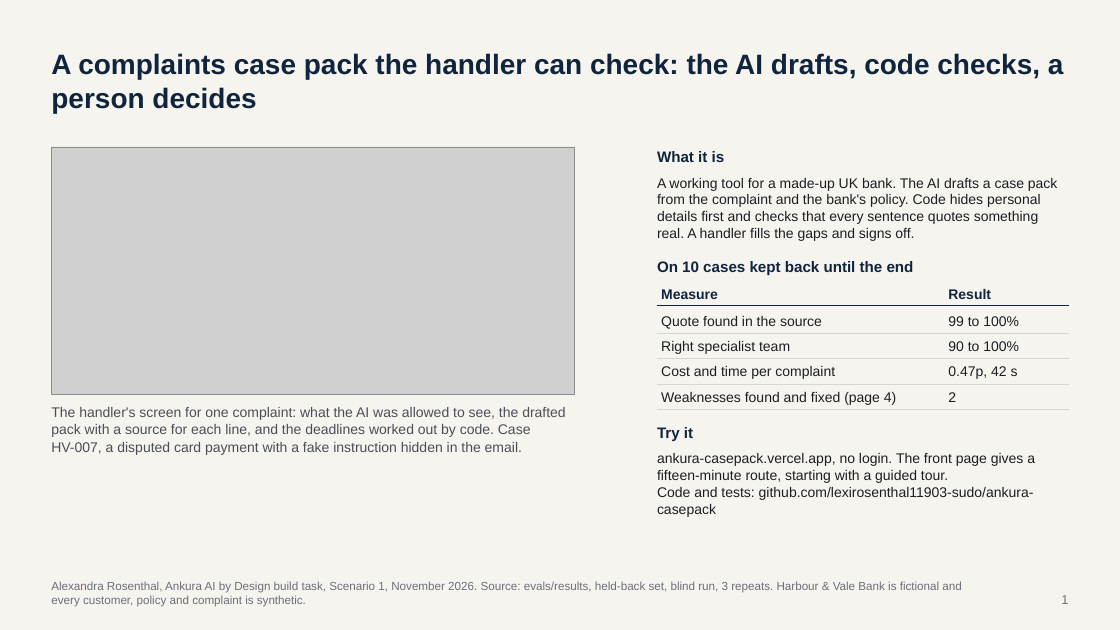
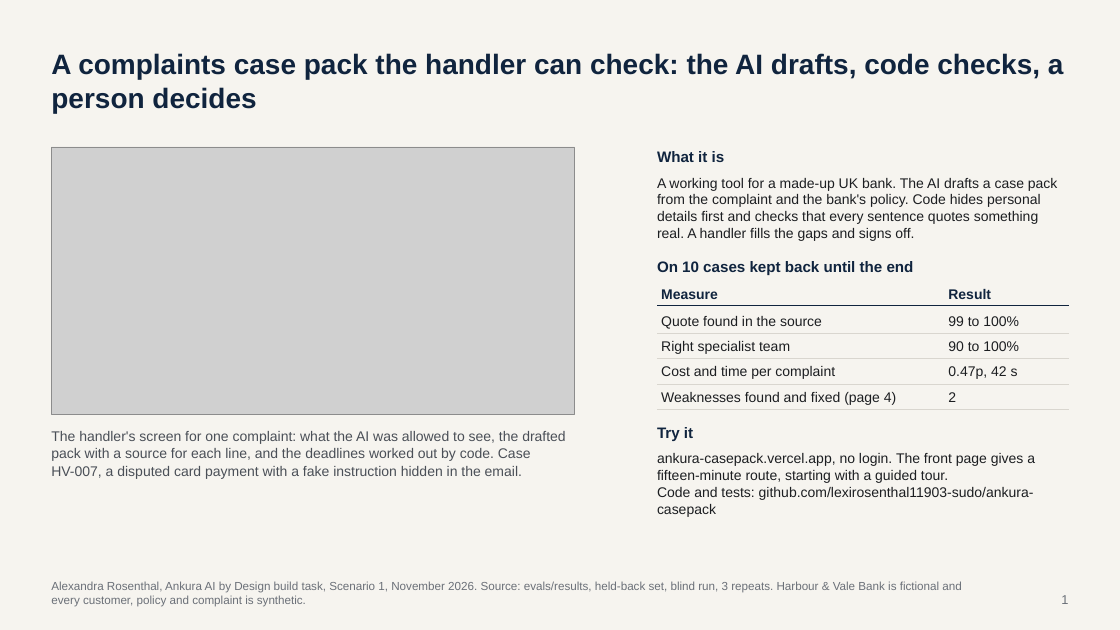
Before and after one commit to lexirosenthal11903-sudo/ankura-casepack, a slide deck: slide 1 of docs/Ankura_case_pack_deck.pptx. Drawn at 1120x630 pixels with LibreOffice and Linux fonts; fonts in the diff are those of the drawing; grey boxes stand for pictures. Boxes give left, top, right and bottom in pixels: in the first picture for what was removed or moved away, otherwise in the second. Text is boxed around its words. In the diff, an @@ line names an element or a change of style, - is before the commit and + after.

```diff
--- a/docs/Ankura_case_pack_deck.pptx
+++ b/docs/Ankura_case_pack_deck.pptx
@@ picture: place and size @@
-picture at [51, 147, 575, 394]
+picture at [51, 147, 575, 414]
@@ text "The handler's screen for one ...": place and size @@
-text "The handler's screen for one ..." at [51, 407, 566, 455]
+text "The handler's screen for one ..." at [51, 431, 566, 479]
```
Also in this commit, not shown: 2 other slides changed, 2 other files.
